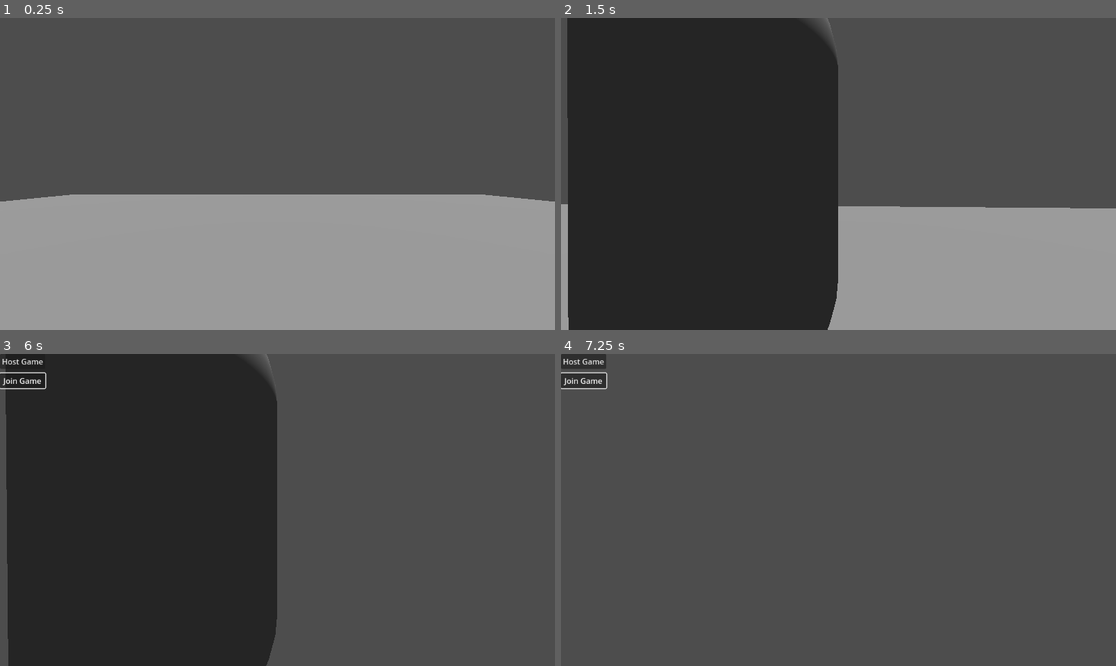
Above: before the commit, frames 1-4 (two rows, left to right).
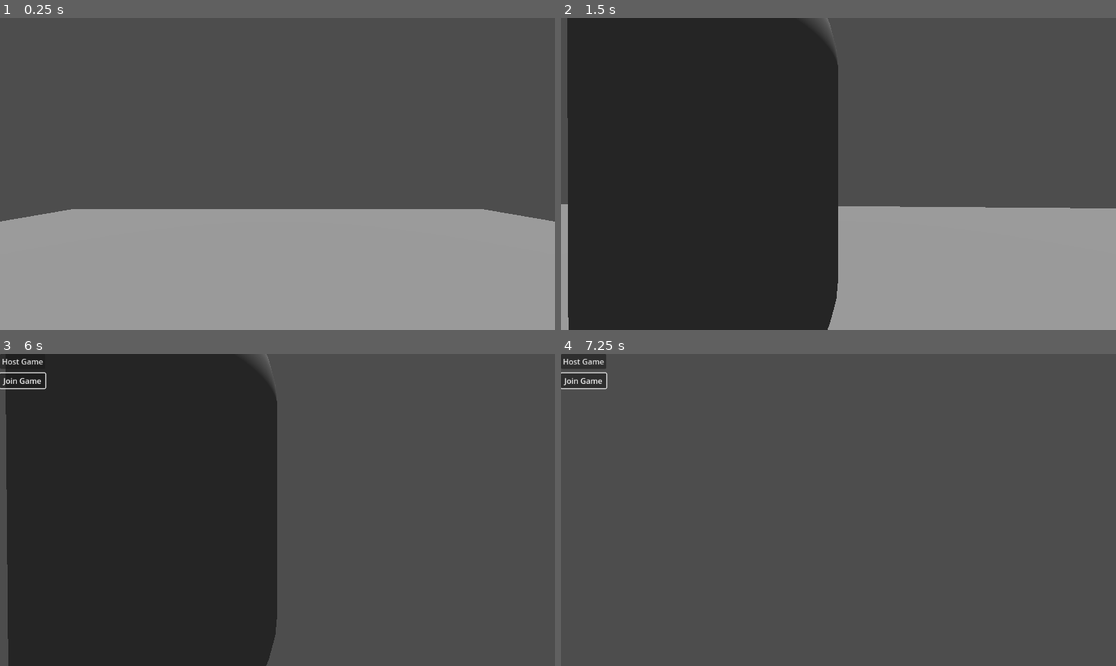
Above: after the commit, the same moments.

Repository: LuxxProd/United-Games-Source
Game: Godot game, scene res://node_3d.tscn
Two runs of this game, one before a commit and one after it. Both use one fixed random seed, a clock stepped at 60 frames per second and the inputs below.
Inputs (mouse positions are in pixels of both pictures, inside the frame that each line leads up to):
- Up to frame 1 (0.25 s): no input
- Up to frame 2 (1.5 s): move the mouse to (866, 174) at 0.52 s; hold Space (jump) 0.53-1.28 s; hold W (move_forward) from 0.53 s (still down); tap V (camera) at 0.6 s; move the mouse to (810, 174) at 1.27 s; tap Space (jump) at 1.35 s
- Up to frame 3 (6 s): tap Space (jump) at 1.52, 1.82, 3.02, 3.32, 3.5 s; tap V (camera) at 1.55, 2.1, 2.85, 5.85 s; move the mouse to (288, 503) at 2.02 s; hold Space (jump) 2.03-2.78 s; tap Enter at 2.75 s; move the mouse to (271, 516) at 2.77 s; move the mouse to (316, 513) at 3.52 s; hold Space (jump) 3.53-4.25 s; tap Escape (options) at 4.15 s; release W (move_forward) at 4.25 s; click "Host Game" at 4.25 s; click "Join Game" at 5 s; move the mouse to (111, 463) at 5.77 s; hold A (move_left) from 5.78 s (still down)
- Up to frame 4 (7.25 s): tap F11 (toggle_fullscreen) at 6.4 s; move the mouse to (866, 510) at 6.52 s; release A (move_left) at 6.53 s; hold S (move_backward) from 6.53 s (still down); tap V (camera) at 6.6 s

The runs differ from the first frame. In frame 1, 4.9% of the frame differs, in the area x 0-100%, y 56-66%; in frame 2, nothing differs; in frame 3, less than 0.1%; in frame 4, nothing differs.

Commit message:
Add files via upload
esc - menu
adds multiplayer functionality

Diff:
--- a/character_body_3d.gd
+++ b/character_body_3d.gd
@@ -7,44 +7,43 @@
 var thirdperson = false
 var vehicle_camera = false
 
-const SPEED = 5.0
+@export var SPEED: float = 5
 const JUMP_VELOCITY = 4.5
 
 signal walking
 signal not_walking
 
+@rpc("any_peer", "call_local")
+func set_position_rpc(pos: Vector3):
+	position = pos
+
 #Handle Physics
 func _physics_process(delta: float) -> void:
-	# Add the gravity.
-	if not is_on_floor():
-		velocity += get_gravity() * delta
+	if is_multiplayer_authority():
+		# Add the gravity.
+		if not is_on_floor():
+			velocity += get_gravity() * delta
 
-	# Handle jump.
-	if Input.is_action_just_pressed("jump") and is_on_floor() and can_move:
-		velocity.y = JUMP_VELOCITY
-	elif swimming and Input.is_action_pressed("jump"):
-		velocity.y = JUMP_VELOCITY
-	# Get the input direction and handle the movement/deceleration.
-	# As good practice, you should replace UI actions with custom gameplay actions.
-	var input_dir := Input.get_vector("move_left", "move_right", "move_forward", "move_backward")
-	var direction := (transform.basis * Vector3(input_dir.x, 0, input_dir.y))
-	if direction and can_move:
-		velocity.x = direction.x * SPEED
-		velocity.z = direction.z * SPEED
-	elif direction and climbing:
-		velocity.y = direction.z * SPEED
-	else:
-		velocity.x = move_toward(velocity.x, 0, SPEED)
-		velocity.z = move_toward(velocity.z, 0, SPEED)
+		# Handle jump.
+		if Input.is_action_just_pressed("jump") and is_on_floor() and can_move:
+			velocity.y = JUMP_VELOCITY
+		elif swimming and Input.is_action_pressed("jump"):
+			velocity.y = JUMP_VELOCITY
+		# Get the input direction and handle the movement/deceleration.
+		# As good practice, you should replace UI actions with custom gameplay actions.
+		var input_dir := Input.get_vector("move_left", "move_right", "move_forward", "move_backward")
+		var direction := (transform.basis * Vector3(input_dir.x, 0, input_dir.y))
+		if direction and can_move:
+			velocity.x = direction.x * SPEED
+			velocity.z = direction.z * SPEED
+		elif direction and climbing:
+			velocity.y = direction.z * SPEED
+		else:
+			velocity.x = move_toward(velocity.x, 0, SPEED)
+			velocity.z = move_toward(velocity.z, 0, SPEED)
 
-	move_and_slide()
-
-	# Capturing/Freeing the cursor
-	if Input.is_action_just_pressed("options"):
-		if Input.get_mouse_mode() == Input.MOUSE_MODE_VISIBLE:
-			Input.set_mouse_mode(Input.MOUSE_MODE_CAPTURED)
-		else:
-			Input.set_mouse_mode(Input.MOUSE_MODE_VISIBLE)
+		move_and_slide()
+		rpc("set_position_rpc", position)
 
 #Handle Camera
 var camera
@@ -58,36 +57,36 @@
 	Input.set_mouse_mode(Input.MOUSE_MODE_CAPTURED)
 
 func _input(event):
-	if event is InputEventMouseMotion and Input.get_mouse_mode() == Input.MOUSE_MODE_CAPTURED:
-		rotation_helper.rotate_x(deg_to_rad(-event.relative.y * MOUSE_SENSITIVITY))
-		self.rotate_y(deg_to_rad(event.relative.x * MOUSE_SENSITIVITY * -1))
+	if is_multiplayer_authority():
+		if event is InputEventMouseMotion and Input.get_mouse_mode() == Input.MOUSE_MODE_CAPTURED:
+			rotation_helper.rotate_x(deg_to_rad(-event.relative.y * MOUSE_SENSITIVITY))
+			self.rotate_y(deg_to_rad(event.relative.x * MOUSE_SENSITIVITY * -1))
 
-		var camera_rot = rotation_helper.rotation_degrees
-		camera_rot.x = clamp(camera_rot.x, -90, 90)
-		rotation_helper.rotation_degrees = camera_rot
+			var camera_rot = rotation_helper.rotation_degrees
+			camera_rot.x = clamp(camera_rot.x, -90, 90)
+			rotation_helper.rotation_degrees = camera_rot
 
 func _unhandled_input(event: InputEvent) -> void:
-	if Input.is_action_just_pressed("camera") and not thirdperson and not vehicle_camera:
-		var tween = create_tween()
-		tween.set_ease(Tween.EASE_OUT)
-		tween.set_trans(Tween.TRANS_BACK if thirdperson else Tween.TRANS_BOUNCE)
-		#tween.tween_property(camera, "rotation:y", Vector3(0.5,0,1), 1)
-		camera.translate(Vector3(0.5,0,1))
-		thirdperson = true
-	elif Input.is_action_just_pressed("camera") and thirdperson and not vehicle_camera:
-		camera.translate(Vector3(-0.5,0,-1))
-		thirdperson = false
-	elif Input.is_action_just_pressed("camera") and in_vehicle and not vehicle_camera:
-		camera.translate(Vector3(0,1,4))
-		vehicle_camera = true
-	elif Input.is_action_just_pressed("camera") and in_vehicle and vehicle_camera:
-		camera.translate(Vector3(0,-1,-4))
-		vehicle_camera = false
+	if is_multiplayer_authority():
+		if Input.is_action_just_pressed("camera") and not thirdperson and not vehicle_camera:
+			var tween = create_tween()
+			tween.set_ease(Tween.EASE_OUT)
+			tween.set_trans(Tween.TRANS_BACK if thirdperson else Tween.TRANS_BOUNCE)
+			#tween.tween_property(camera, "rotation:y", Vector3(0.5,0,1), 1)
+			camera.translate(Vector3(0.5,0,1))
+			thirdperson = true
+		elif Input.is_action_just_pressed("camera") and thirdperson and not vehicle_camera:
+			camera.translate(Vector3(-0.5,0,-1))
+			thirdperson = false
+		elif Input.is_action_just_pressed("camera") and in_vehicle and not vehicle_camera:
+			camera.translate(Vector3(0,1,4))
+			vehicle_camera = true
+		elif Input.is_action_just_pressed("camera") and in_vehicle and vehicle_camera:
+			camera.translate(Vector3(0,-1,-4))
+			vehicle_camera = false
 
 #Handle Multiplayer
 func _enter_tree() -> void:
-	set_multiplayer_authority(multiplayer.get_unique_id())
-
 	if is_multiplayer_authority():
 		$Rotation_Helper/Camera3D.current = true
 	print("Player ready with authority:", multiplayer.get_unique_id())
--- a/control.gd
+++ b/control.gd
@@ -5,8 +5,9 @@
 
 func _unhandled_input(event: InputEvent) -> void:
 	if Input.is_action_just_pressed("options"):
-		if not visible:
-			visible = true
-
+		if Input.get_mouse_mode() == Input.MOUSE_MODE_VISIBLE:
+			Input.set_mouse_mode(Input.MOUSE_MODE_CAPTURED)
+			visible = false
 		else:
-			visible= false
+			Input.set_mouse_mode(Input.MOUSE_MODE_VISIBLE)
+			visible= true
--- a/global.gd
+++ b/global.gd
@@ -5,14 +5,15 @@
 var maximized_size
 
 func _input(event):
-	if Input.is_action_just_pressed("toggle_fullscreen"):
-		var win = get_window()
-		if win.mode == Window.MODE_FULLSCREEN and previous_size == maximized_size:
-			win.mode = Window.MODE_MAXIMIZED
-			maximized_size = win.size
-		elif win.mode == Window.MODE_FULLSCREEN:
-			win.mode = Window.MODE_WINDOWED
-			previous_size = win.size
-		else:
-			previous_size = win.size
-			win.mode = Window.MODE_FULLSCREEN
+	if is_multiplayer_authority():
+		if Input.is_action_just_pressed("toggle_fullscreen"):
+			var win = get_window()
+			if win.mode == Window.MODE_FULLSCREEN and previous_size == maximized_size:
+				win.mode = Window.MODE_MAXIMIZED
+				maximized_size = win.size
+			elif win.mode == Window.MODE_FULLSCREEN:
+				win.mode = Window.MODE_WINDOWED
+				previous_size = win.size
+			else:
+				previous_size = win.size
+				win.mode = Window.MODE_FULLSCREEN
--- /dev/null
+++ b/node_3d.gd
@@ -0,0 +1,47 @@
+extends Node3D
+
+@export var player_scene: PackedScene
+
+func _ready():
+	# Register spawnable and the factory
+	$MultiplayerSpawner.add_spawnable_scene("player")
+	$MultiplayerSpawner.spawn_function = Callable(self, "_spawn_player_scene")
+
+	# Host listens for new peers and spawns for them
+	multiplayer.peer_connected.connect(_on_peer_connected)
+
+func _spawn_player_scene(peer_id):
+	var node = player_scene.instantiate()
+	# Critical: assign input authority based on the single spawn() argument
+	node.set_multiplayer_authority(int(peer_id))
+	return node
+
+func _on_peer_connected(id):
+	# Defer to the next idle frame so MultiplayerSpawner is ready
+	call_deferred("_safe_spawn_for_peer", id)
+
+func _safe_spawn_for_peer(id):
+	if multiplayer.is_server() \
+	and $MultiplayerSpawner.is_inside_tree() \
+	and multiplayer.has_multiplayer_peer():
+		$MultiplayerSpawner.spawn(id)
+
+func host_game():
+	var peer = ENetMultiplayerPeer.new()
+	peer.create_server(7777)
+	multiplayer.multiplayer_peer = peer
+
+func join_game(address: String):
+	var peer := ENetMultiplayerPeer.new()
+	peer.create_client(address, 7777)
+	multiplayer.multiplayer_peer = peer
+	# Client does not spawn; host will do it
+
+func _on_MultiplayerSpawner_spawned(node):
+	print("Spawned player:", node, "Authority:", node.get_multiplayer_authority())
+
+func _on_host_button_pressed() -> void:
+	host_game()
+
+func _on_join_button_pressed() -> void:
+	join_game("127.0.0.1")
--- a/node_3d.tscn
+++ b/node_3d.tscn
@@ -1,6 +1,8 @@
-[gd_scene load_steps=8 format=3 uid="uid://b75v5mm8y8lbo"]
+[gd_scene load_steps=10 format=3 uid="uid://b75v5mm8y8lbo"]
 
 [ext_resource type="Script" uid="uid://cxycjq8tg5wme" path="res://character_body_3d.gd" id="1_a202f"]
+[ext_resource type="Script" uid="uid://c2j71yyra7m26" path="res://node_3d.gd" id="1_r3fl7"]
+[ext_resource type="PackedScene" uid="uid://dw5o47u7xqf0n" path="res://player.tscn" id="2_jka67"]
 [ext_resource type="Script" uid="uid://bsvhpqipkcbfb" path="res://control.gd" id="2_noarx"]
 
 [sub_resource type="CapsuleShape3D" id="CapsuleShape3D_noarx"]
@@ -15,6 +17,8 @@
 [sub_resource type="Environment" id="Environment_noarx"]
 
 [node name="Node3D" type="Node3D"]
+script = ExtResource("1_r3fl7")
+player_scene = ExtResource("2_jka67")
 
 [node name="CharacterBody3D" type="CharacterBody3D" parent="."]
 transform = Transform3D(1, 0, 0, 0, 1, 0, 0, 0, 1, 0, 1, 0)
@@ -30,28 +34,8 @@
 [node name="MeshInstance3D" type="MeshInstance3D" parent="CharacterBody3D"]
 mesh = SubResource("CapsuleMesh_a202f")
 
-[node name="Control" type="Control" parent="CharacterBody3D"]
-layout_mode = 3
-anchors_preset = 0
-offset_right = 40.0
-offset_bottom = 40.0
-script = ExtResource("2_noarx")
-
-[node name="Button" type="Button" parent="CharacterBody3D/Control"]
-layout_mode = 0
-offset_right = 8.0
-offset_bottom = 8.0
-text = "Host Game"
-
-[node name="Button2" type="Button" parent="CharacterBody3D/Control"]
-layout_mode = 0
-offset_top = 40.0
-offset_right = 94.0
-offset_bottom = 71.0
-text = "Join Game"
-
 [node name="MeshInstance3D" type="MeshInstance3D" parent="."]
-transform = Transform3D(10, 0, 0, 0, 10, 0, 0, 0, 10, 0, 0, 0)
+transform = Transform3D(10, 0, 0, 0, 10, 0, 0, 0, 10, 0, -1, 0)
 mesh = SubResource("PlaneMesh_a202f")
 
 [node name="StaticBody3D" type="StaticBody3D" parent="MeshInstance3D"]
@@ -64,3 +48,29 @@
 
 [node name="DirectionalLight3D" type="DirectionalLight3D" parent="WorldEnvironment"]
 transform = Transform3D(1, 0, 0, 0, -4.37114e-08, 1, 0, -1, -4.37114e-08, 0, 0, 0)
+
+[node name="MultiplayerSpawner" type="MultiplayerSpawner" parent="."]
+spawn_path = NodePath("..")
+
+[node name="Control" type="Control" parent="."]
+layout_mode = 3
+anchors_preset = 0
+offset_right = 40.0
+offset_bottom = 40.0
+script = ExtResource("2_noarx")
+
+[node name="HostButton" type="Button" parent="Control"]
+layout_mode = 0
+offset_right = 8.0
+offset_bottom = 8.0
+text = "Host Game"
+
+[node name="JoinButton" type="Button" parent="Control"]
+layout_mode = 0
+offset_top = 40.0
+offset_right = 94.0
+offset_bottom = 71.0
+text = "Join Game"
+
+[connection signal="pressed" from="Control/HostButton" to="." method="_on_host_button_pressed"]
+[connection signal="pressed" from="Control/JoinButton" to="." method="_on_join_button_pressed"]
--- /dev/null
+++ b/player.tscn
@@ -0,0 +1,20 @@
+[gd_scene load_steps=4 format=3 uid="uid://dw5o47u7xqf0n"]
+
+[ext_resource type="Script" uid="uid://cxycjq8tg5wme" path="res://character_body_3d.gd" id="1_onrkg"]
+
+[sub_resource type="CapsuleShape3D" id="CapsuleShape3D_onrkg"]
+
+[sub_resource type="CapsuleMesh" id="CapsuleMesh_i3pqv"]
+
+[node name="CharacterBody3D" type="CharacterBody3D"]
+script = ExtResource("1_onrkg")
+
+[node name="CollisionShape3D" type="CollisionShape3D" parent="."]
+shape = SubResource("CapsuleShape3D_onrkg")
+
+[node name="Rotation_Helper" type="Node3D" parent="."]
+
+[node name="Camera3D" type="Camera3D" parent="Rotation_Helper"]
+
+[node name="MeshInstance3D" type="MeshInstance3D" parent="."]
+mesh = SubResource("CapsuleMesh_i3pqv")
Not shown, added: node_3d.gd.uid
